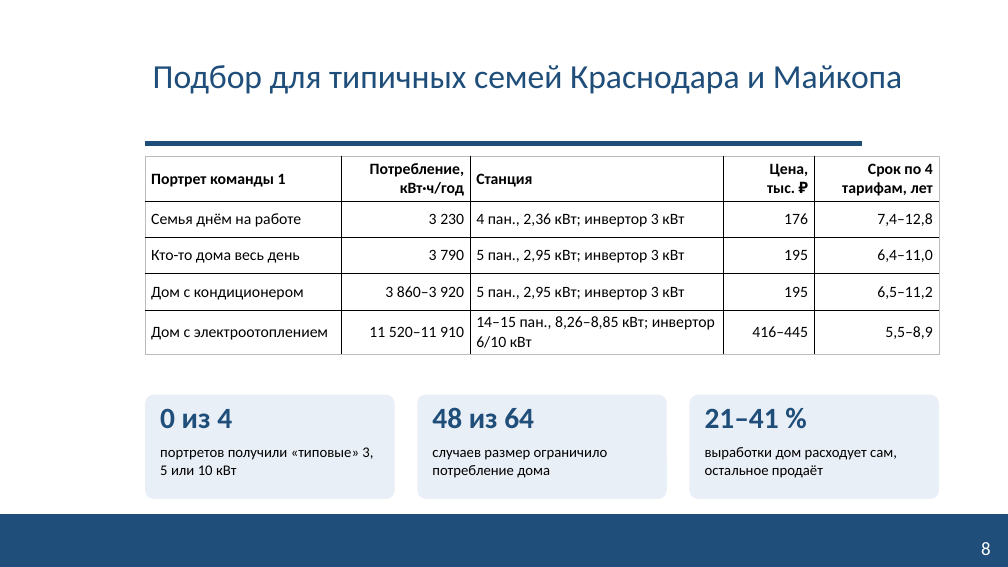
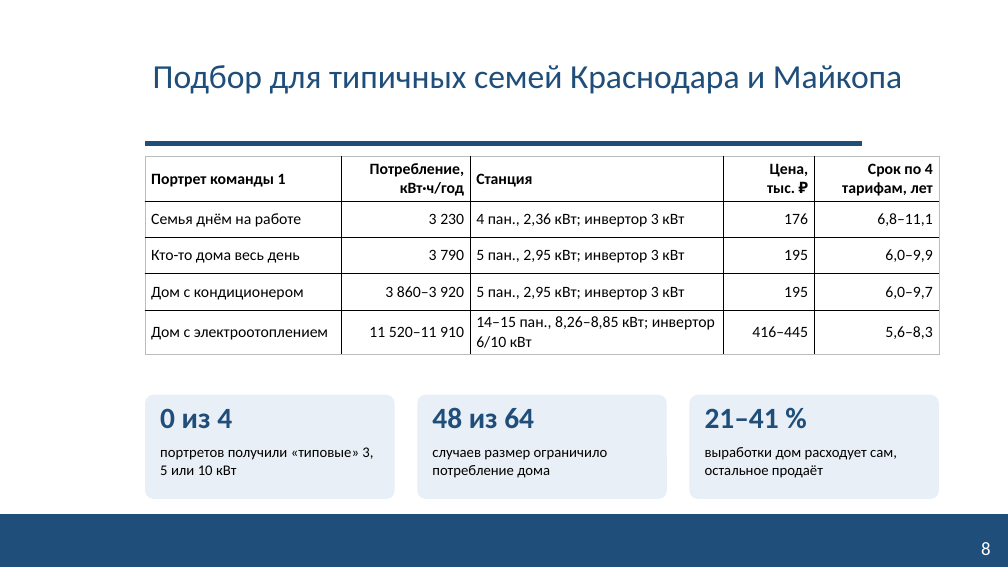
Before and after one commit to NeK0ban/SunCount, a slide deck: slide 8 of reports/SunCount_interim_talk.pptx. Drawn at 1008x567 pixels with LibreOffice and Linux fonts; fonts in the diff are those of the drawing; background and template pictures are left out. Boxes give left, top, right and bottom in pixels: in the first picture for what was removed or moved away, otherwise in the second. Text is boxed around its words. In the diff, an @@ line names an element or a change of style, - is before the commit and + after.

```diff
--- a/reports/SunCount_interim_talk.pptx
+++ b/reports/SunCount_interim_talk.pptx
@@ table at bbox=[145, 157, 939, 352] @@
-row 2, column 5: 7,4–12,8
+row 2, column 5: 6,8–11,1
-row 3, column 5: 6,4–11,0
+row 3, column 5: 6,0–9,9
-row 4, column 5: 6,5–11,2
+row 4, column 5: 6,0–9,7
-row 5, column 5: 5,5–8,9
+row 5, column 5: 5,6–8,3
```
Also in this commit, not shown: 5 other slides changed, 20 other files.
